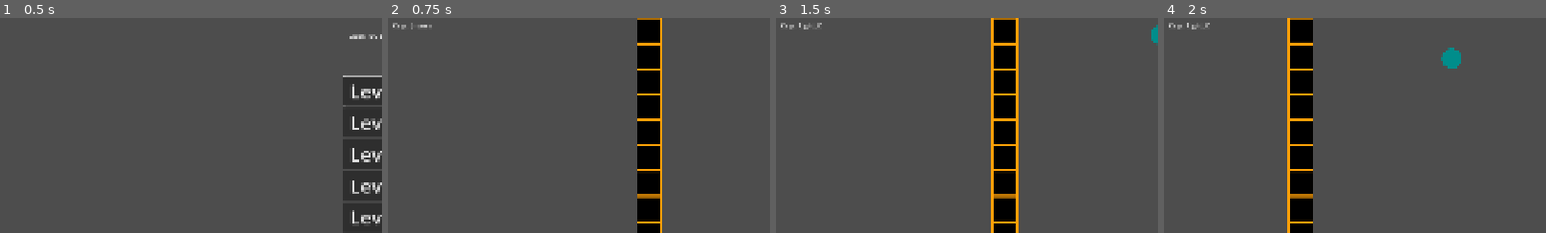
Above: before the commit, frames 1-4 (left to right).
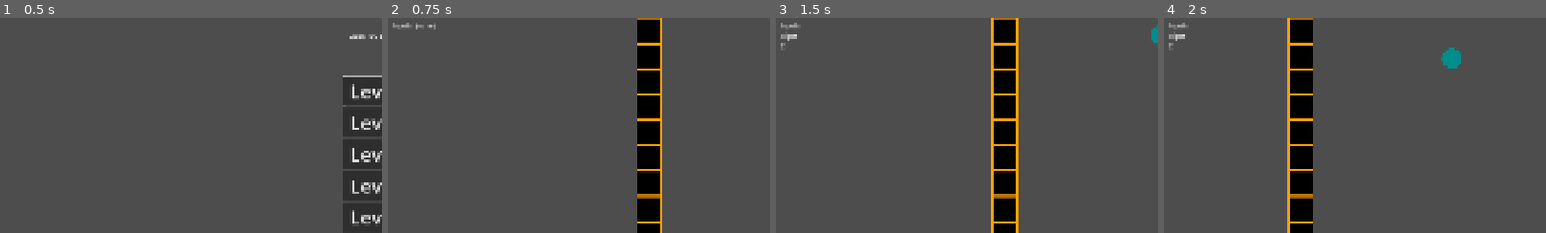
Above: after the commit, the same moments.

Repository: cmoll24/2025_IGC_Vela_Spark
Game: Godot game, scene res://src/main/title.tscn
Same seed, same stepped clock (60 frames per second), same inputs: the game is played once before the commit and once after it.
Inputs:
- Up to frame 1 (0.5 s): no input
- Up to frame 2 (0.75 s): click "Level 1" at 0.5 s
- Up to frame 3 (1.5 s): tap Enter at 1.25 s; hold Right (move_right) from 1.28 s (still down); hold C (dash) from 1.28 s (still down)
- Up to frame 4 (2 s): keep holding Right (move_right); keep holding C (dash); tap Z (jump) at 1.52, 1.55, 1.82 s
The pictures show only the part of the screen within x 0-50%, y 0-50%; the shares and areas given below are measured in that part.

Frame 1 is identical in both runs. In frame 2, 0.1% of the frame differs, in the area x 1-13%, y 2-6%; in frame 3, 0.3%, in the area x 1-12%, y 2-16%; in frame 4, 0.3%.

Commit message:
Fixed R2 controller bug

Diff:
--- a/2025-igc-boss/project.godot
+++ b/2025-igc-boss/project.godot
@@ -64,7 +64,11 @@
 dash={
 "deadzone": 0.2,
 "events": [Object(InputEventKey,"resource_local_to_scene":false,"resource_name":"","device":-1,"window_id":0,"alt_press …(191 unchanged characters)…
-, Object(InputEventJoypadMotion,"resource_local_to_scene":false,"resource_name":"","device":-1,"axis":5,"axis_value":1.0,"script":null)
+]
+}
+controller_dash={
+"deadzone": 0.2,
+"events": [Object(InputEventJoypadMotion,"resource_local_to_scene":false,"resource_name":"","device":-1,"axis":5,"axis_value":1.0,"script":null)
 ]
 }
 
--- a/2025-igc-boss/src/main/hud.gd
+++ b/2025-igc-boss/src/main/hud.gd
@@ -2,24 +2,36 @@
 
 @onready var player_input = $PlayerInputs
 
-var held_keys = {}
+var inputs = {}
 
 func _ready() -> void:
 	pass
 
 func _process(_delta: float) -> void:
-	if held_keys.is_empty():
-		player_input.text = "Keys: (none)"
+	if inputs.is_empty():
+		player_input.text = "Inputs: (none)"
 	else:
-		var key_names = []
-		for key in held_keys.keys():
-			key_names.append(OS.get_keycode_string(key))
-		player_input.text = "Keys: " + ", ".join(key_names)
+		player_input.text = "Inputs:\n" + "\n".join(inputs.values())
 
 
 func _input(event: InputEvent) -> void:
 	if event is InputEventKey:
-		if event.is_pressed():
-			held_keys[event.keycode] = true
+		if event.pressed and not event.echo:
+			inputs["key_" + str(event.keycode)] = OS.get_keycode_string(event.keycode)
+		elif not event.pressed:
+			inputs.erase("key_" + str(event.keycode))
+
+	elif event is InputEventJoypadButton:
+		var button_name = "Button " + str(event.button_index)
+		if event.pressed:
+			inputs["joybtn_" + str(event.device) + "_" + str(event.button_index)] = button_name
 		else:
-			held_keys.erase(event.keycode)
+			inputs.erase("joybtn_" + str(event.device) + "_" + str(event.button_index))
+
+	elif event is InputEventJoypadMotion:
+		if abs(event.axis_value) > 0.1:
+			var axis_name = "Axis " + str(event.axis)
+			var direction = "Right/Up" if event.axis_value > 0 else "Left/Down"
+			inputs["joyaxis_" + str(event.device) + "_" + str(event.axis)] = axis_name + " " + direction + " " + str(event.axis_value)
+		else:
+			inputs.erase("joyaxis_" + str(event.device) + "_" + str(event.axis))
--- a/2025-igc-boss/src/player/playerMovement.gd
+++ b/2025-igc-boss/src/player/playerMovement.gd
@@ -69,6 +69,7 @@
 
 	#Movement States
 	get_player_direction()
+	process_controller_dash()
 
 	if is_knocked_back:
 		player.velocity.y += GRAVITY * delta
@@ -98,6 +99,14 @@
 		last_ground_location = player.global_position
 
 	#$Debug_Label.text = "Gravity: {grav}".format({'grav' : current_gravity / 100})
+
+var is_controller_dashed_pressed = false
+func process_controller_dash():
+	if Input.get_action_strength("controller_dash") >= 0.1 and not is_controller_dashed_pressed:
+		is_controller_dashed_pressed = true
+		dash_input()
+	elif Input.get_action_strength("controller_dash") < 0.1:
+		is_controller_dashed_pressed = false
 
 func horizontal_movement(delta):
 	if is_knocked_back:
@@ -139,7 +148,7 @@
 		if air_jump_amount > 0 and is_jump_just_pressed():
 			air_jump_amount -= 1
 			player.velocity.y = -JUMP_SPEED #* 0.8 #Reduce jump height of double jump
-			has_dash = true #DEBUG TEST GIVES YOU DASH AFTER JUMPING SECOND TIME
+			#has_dash = true #DEBUG TEST GIVES YOU DASH AFTER JUMPING SECOND TIME
 
 	if not player.is_on_floor() and Input.is_action_just_released("jump") and player.velocity.y < 0:
 		player.velocity.y = lerp(player.velocity.y, 0.0, 0.8)
@@ -222,5 +231,8 @@
 		if event.is_action_pressed("jump") and not dash_attack_state:
 			jump_grace_timer.start()
 		elif event.is_action_pressed("dash"):
-			if has_dash and not dash_state and dash_attack_cooldown.is_stopped():
-				dash()
+			dash_input()
+
+func dash_input():
+	if has_dash and not dash_state and dash_attack_cooldown.is_stopped():
+		dash()
